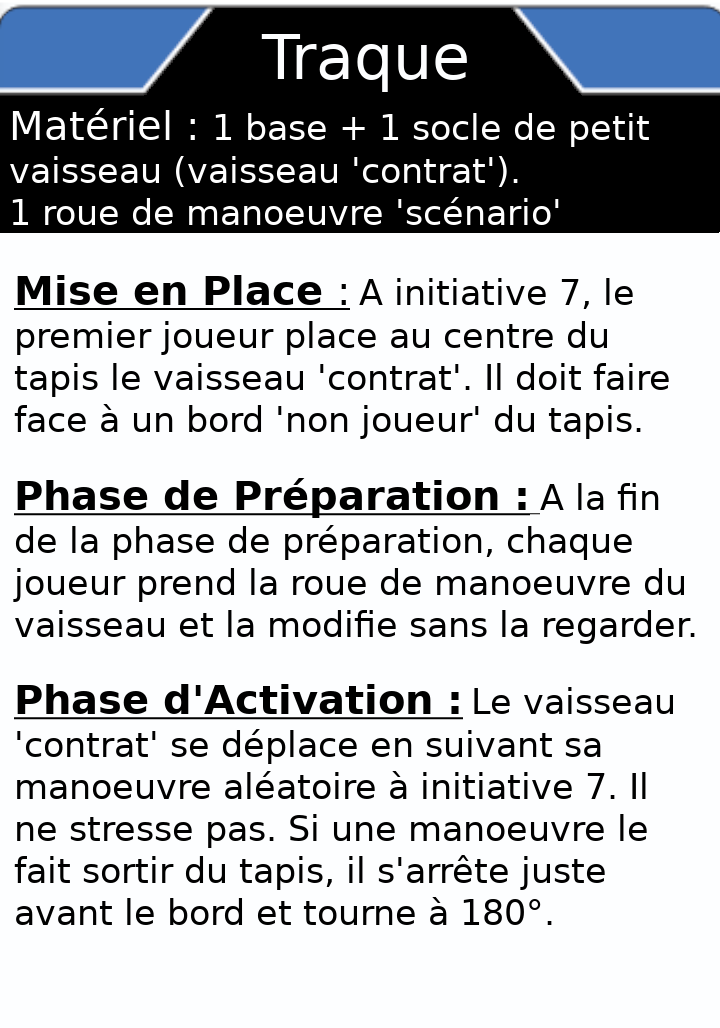
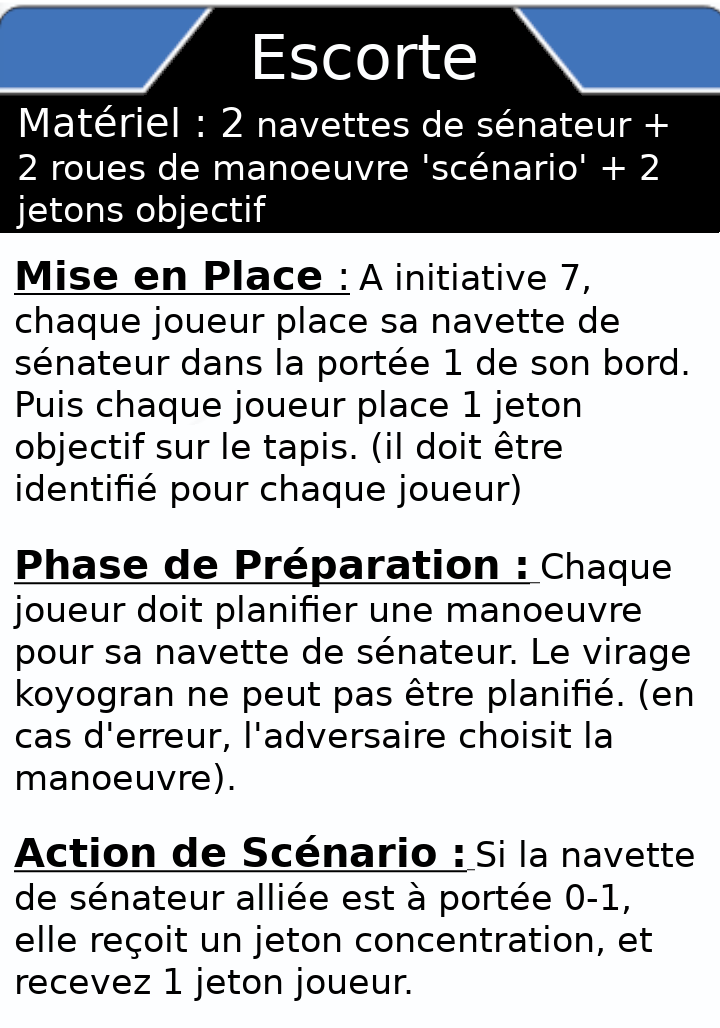
Revision of a layered w=720, h=1028 image; what changed, layer by layer:
painted on "Mise en Place : A initiative 7..." over box(13, 260, 695, 1001)
renamed "Matériel : 1 base + 1 socle de..." to "Matériel : 2 navettes de sénat...", painted on it over box(10, 105, 668, 229)
renamed "Traque" to "Escorte", painted on it over box(255, 34, 476, 92)
